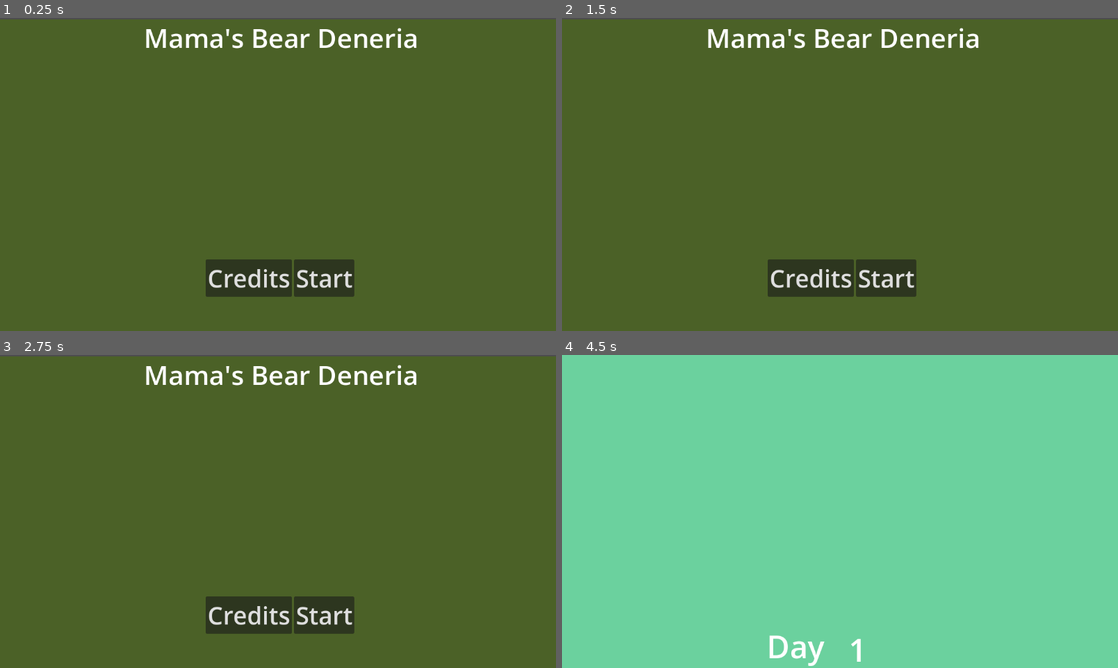
Above: before the commit, frames 1-4 (two rows, left to right).
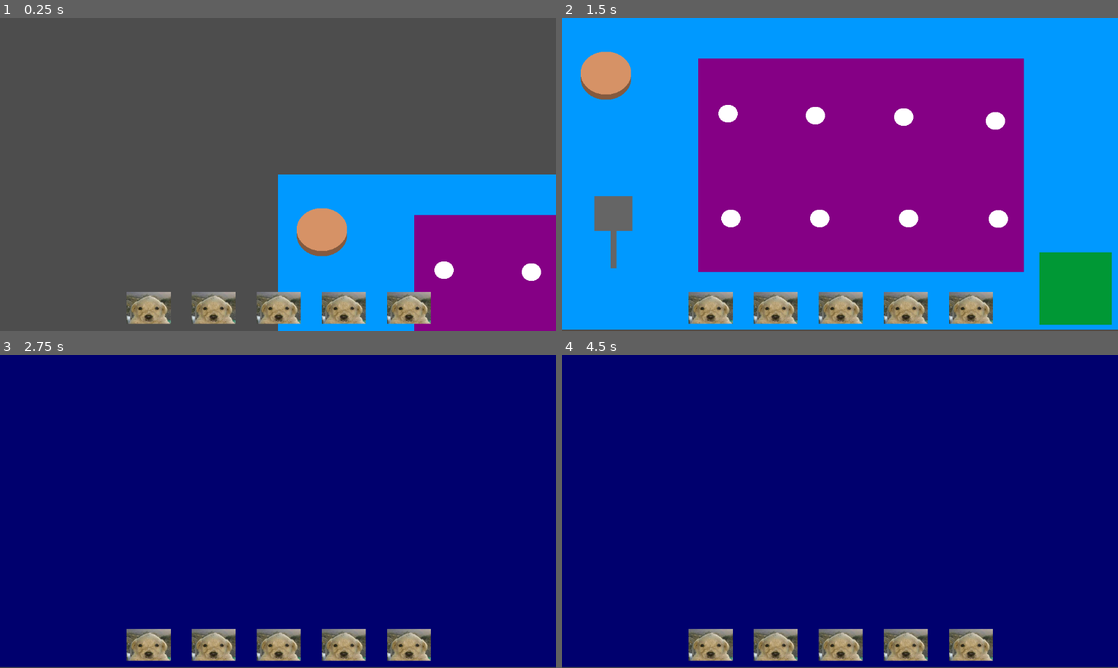
Above: after the commit, the same moments.

Repository: HannahKnisley/Bear-Denaria
Game: Godot game, scene res://Scenes/world_root.tscn
Same seed, same stepped clock (60 frames per second), same inputs: the game is played once before the commit and once after it. Before the commit the project starts from res://Scenes/title_screen.tscn.
Inputs (mouse positions are in pixels of both pictures, inside the frame that each line leads up to):
- Up to frame 1 (0.25 s): no input
- Up to frame 2 (1.5 s): click (712, 309) at 0.52 s; click (773, 309) at 1.27 s
- Up to frame 3 (2.75 s): click (278, 646) at 2.02 s
- Up to frame 4 (4.5 s): click (906, 646) at 2.77 s; click (973, 646) at 3.52 s; click (884, 614) at 4.25 s, where only the run before the commit has a clickable "Start"

The runs differ from the first frame. In frame 1, 99% of the frame differs, in the area x 0-100%, y 0-100%; in frame 2, 100%; in frame 3, 100%; in frame 4, 100%.

Commit message:
world root, UI, grill work

Diff:
--- a/Scenes/GrillArea/beef_patty.tscn
+++ b/Scenes/GrillArea/beef_patty.tscn
@@ -1,6 +1,6 @@
 [gd_scene load_steps=5 format=3 uid="uid://cwl3yt5o5e816"]
 
-[ext_resource type="Script" path="res://Scenes/GrillArea/beef_patty.gd" id="1_q6l5v"]
+[ext_resource type="Script" path="res://Scripts/grillArea/beef_patty.gd" id="1_kgj8g"]
 
 [sub_resource type="SphereMesh" id="SphereMesh_w3olk"]
 
@@ -13,7 +13,7 @@
 sleeping = true
 freeze = true
 freeze_mode = 1
-script = ExtResource("1_q6l5v")
+script = ExtResource("1_kgj8g")
 
 [node name="MeshInstance2D2" type="MeshInstance2D" parent="."]
 modulate = Color(0.839216, 0.572549, 0.4, 1)
--- a/Scenes/GrillArea/grill_area.tscn
+++ b/Scenes/GrillArea/grill_area.tscn
@@ -1,31 +1,40 @@
-[gd_scene load_steps=5 format=3 uid="uid://6v3p1p6eibu0"]
+[gd_scene load_steps=6 format=3 uid="uid://6v3p1p6eibu0"]
 
 [ext_resource type="PackedScene" uid="uid://c16cne033c4of" path="res://Scenes/GrillArea/patty_spawner.tscn" id="2_7hck8"]
 [ext_resource type="PackedScene" uid="uid://cocyyg8ps4hq5" path="res://Scenes/GrillArea/cooktop.tscn" id="2_wnctg"]
 [ext_resource type="PackedScene" uid="uid://cyic7t5yfpo8n" path="res://Scenes/GrillArea/spatula.tscn" id="3_upwfe"]
+[ext_resource type="PackedScene" uid="uid://b8hns1ngiicnc" path="res://Scenes/GrillArea/grill_to_build.tscn" id="4_x3esj"]
 
 [sub_resource type="BoxMesh" id="BoxMesh_ha7ct"]
 
 [node name="GrillArea" type="Node2D"]
 
+[node name="ColorRect" type="ColorRect" parent="."]
+offset_right = 1153.0
+offset_bottom = 645.0
+size_flags_horizontal = 4
+color = Color(0, 0.6, 1, 1)
+metadata/_edit_use_anchors_ = true
+
 [node name="MeshInstance2D" type="MeshInstance2D" parent="."]
 modulate = Color(0.521569, 0, 0.521569, 1)
-position = Vector2(631, 320.75)
-scale = Vector2(806, 472.5)
+position = Vector2(619.5, 305.25)
+scale = Vector2(675, 441.5)
 mesh = SubResource("BoxMesh_ha7ct")
+
+[node name="grillToBuild" parent="." instance=ExtResource("4_x3esj")]
+position = Vector2(1062, 560)
 
 [node name="spatulaBelow" type="Node2D" parent="."]
 
 [node name="spatula" parent="spatulaBelow" instance=ExtResource("3_upwfe")]
 position = Vector2(107, 405)
-scale = Vector2(1, 1)
 
 [node name="pattySpawner" parent="." instance=ExtResource("2_7hck8")]
 position = Vector2(91, 125)
 
 [node name="spatulaAbove" type="Node2D" parent="."]
 position = Vector2(107, 405)
-scale = Vector2(1, 1)
 
 [node name="Cooktop" parent="." instance=ExtResource("2_wnctg")]
 position = Vector2(344, 197)
--- /dev/null
+++ b/Scenes/GrillArea/grill_to_build.tscn
@@ -0,0 +1,24 @@
+[gd_scene load_steps=4 format=3 uid="uid://b8hns1ngiicnc"]
+
+[ext_resource type="Script" path="res://Scripts/grill_to_build.gd" id="1_fcps5"]
+
+[sub_resource type="BoxMesh" id="BoxMesh_hksqf"]
+
+[sub_resource type="RectangleShape2D" id="RectangleShape2D_nafqh"]
+size = Vector2(148.375, 146)
+
+[node name="grillToBuild" type="Area2D"]
+script = ExtResource("1_fcps5")
+
+[node name="MeshInstance2D" type="MeshInstance2D" parent="."]
+modulate = Color(0, 0.596078, 0.207843, 1)
+position = Vector2(1.81248, 0)
+scale = Vector2(150.375, 150.25)
+mesh = SubResource("BoxMesh_hksqf")
+
+[node name="CollisionShape2D" type="CollisionShape2D" parent="."]
+position = Vector2(0.8125, 0)
+shape = SubResource("RectangleShape2D_nafqh")
+
+[connection signal="body_entered" from="." to="." method="_on_body_entered"]
+[connection signal="body_exited" from="." to="." method="_on_body_exited"]
--- /dev/null
+++ b/Scenes/UI/scene_change_buttons.tscn
@@ -0,0 +1,63 @@
+[gd_scene load_steps=3 format=3 uid="uid://dwps88i147nc5"]
+
+[ext_resource type="Script" path="res://Scripts/UI/scene_change_buttons.gd" id="1_1dxrr"]
+[ext_resource type="Texture2D" uid="uid://c8127jq1ar1n" path="res://Assets2D/jotchua.jpeg" id="1_wg6fy"]
+
+[node name="sceneChangeButtons" type="Control"]
+layout_mode = 3
+anchors_preset = 15
+anchor_right = 1.0
+anchor_bottom = 1.0
+grow_horizontal = 2
+grow_vertical = 2
+script = ExtResource("1_1dxrr")
+
+[node name="HBoxContainer" type="HBoxContainer" parent="."]
+layout_mode = 1
+anchors_preset = -1
+anchor_left = 0.210938
+anchor_top = 0.875
+anchor_right = 0.793403
+anchor_bottom = 0.978395
+grow_horizontal = 2
+grow_vertical = 0
+metadata/_edit_use_anchors_ = true
+
+[node name="orderButton" type="TextureButton" parent="HBoxContainer"]
+layout_mode = 2
+size_flags_horizontal = 3
+texture_normal = ExtResource("1_wg6fy")
+ignore_texture_size = true
+stretch_mode = 5
+
+[node name="grillButton" type="TextureButton" parent="HBoxContainer"]
+layout_mode = 2
+size_flags_horizontal = 3
+texture_normal = ExtResource("1_wg6fy")
+ignore_texture_size = true
+stretch_mode = 5
+
+[node name="buildButton" type="TextureButton" parent="HBoxContainer"]
+layout_mode = 2
+size_flags_horizontal = 3
+texture_normal = ExtResource("1_wg6fy")
+ignore_texture_size = true
+stretch_mode = 5
+
+[node name="fryButton" type="TextureButton" parent="HBoxContainer"]
+layout_mode = 2
+size_flags_horizontal = 3
+texture_normal = ExtResource("1_wg6fy")
+ignore_texture_size = true
+stretch_mode = 5
+
+[node name="drinkButton" type="TextureButton" parent="HBoxContainer"]
+layout_mode = 2
+size_flags_horizontal = 3
+texture_normal = ExtResource("1_wg6fy")
+ignore_texture_size = true
+stretch_mode = 5
+
+[connection signal="pressed" from="HBoxContainer/orderButton" to="." method="_on_order_button_pressed"]
+[connection signal="pressed" from="HBoxContainer/grillButton" to="." method="_on_grill_button_pressed"]
+[connection signal="pressed" from="HBoxContainer/buildButton" to="." method="_on_build_button_pressed"]
--- /dev/null
+++ b/Scenes/buildArea/build_area.tscn
@@ -0,0 +1,11 @@
+[gd_scene format=3 uid="uid://bbv7j14qeefkv"]
+
+[node name="build_area" type="Node2D"]
+
+[node name="ColorRect" type="ColorRect" parent="."]
+offset_right = 1153.0
+offset_bottom = 646.0
+color = Color(0, 0, 0.431373, 1)
+metadata/_edit_use_anchors_ = true
+
+[node name="pattyContainer" type="Node2D" parent="."]
--- a/Scenes/main_hud/main_hud.tscn
+++ /dev/null
@@ -1,54 +0,0 @@
-[gd_scene load_steps=2 format=3 uid="uid://ht0b7apssvi8"]
-
-[ext_resource type="Script" path="res://Scripts/main_hud/main_hud.gd" id="1_mwb28"]
-
-[node name="main_hud" type="Control"]
-layout_mode = 3
-anchors_preset = 15
-anchor_right = 1.0
-anchor_bottom = 1.0
-grow_horizontal = 2
-grow_vertical = 2
-script = ExtResource("1_mwb28")
-
-[node name="order" type="Button" parent="."]
-layout_mode = 1
-anchors_preset = -1
-anchor_left = 0.211
-anchor_top = 0.912
-anchor_right = 0.309
-anchor_bottom = 0.963
-offset_left = -0.0720062
-offset_top = 0.0239868
-offset_right = 0.0319824
-offset_bottom = -2.02405
-text = "Order Station"
-
-[node name="grill" type="Button" parent="."]
-layout_mode = 1
-anchors_preset = -1
-anchor_left = 0.356
-anchor_top = 0.912
-anchor_right = 0.443
-anchor_bottom = 0.96
-offset_left = -0.112
-offset_top = 0.0239868
-offset_right = -0.336029
-offset_bottom = -0.0800171
-text = "Grill Station"
-
-[node name="build" type="Button" parent="."]
-layout_mode = 1
-anchors_preset = -1
-anchor_left = 0.53
-anchor_top = 0.9
-anchor_right = 0.623
-anchor_bottom = 0.958
-offset_left = 0.439941
-offset_top = 6.79999
-offset_right = 0.303955
-offset_bottom = 0.215942
-text = "Build Station"
-
-[connection signal="pressed" from="order" to="." method="_on_order_pressed"]
-[connection signal="pressed" from="grill" to="." method="_on_grill_pressed"]
--- a/Scenes/world_root.tscn
+++ b/Scenes/world_root.tscn
@@ -1,3 +1,18 @@
-[gd_scene format=3 uid="uid://cwk5iio8qi5bc"]
+[gd_scene load_steps=4 format=3 uid="uid://cwk5iio8qi5bc"]
+
+[ext_resource type="PackedScene" uid="uid://dwps88i147nc5" path="res://Scenes/UI/scene_change_buttons.tscn" id="1_f11s7"]
+[ext_resource type="PackedScene" uid="uid://6v3p1p6eibu0" path="res://Scenes/GrillArea/grill_area.tscn" id="1_v3hge"]
+[ext_resource type="PackedScene" uid="uid://bbv7j14qeefkv" path="res://Scenes/buildArea/build_area.tscn" id="3_57xvk"]
 
 [node name="WorldRoot" type="Node2D"]
+
+[node name="Camera" type="Camera2D" parent="."]
+
+[node name="GrillArea" parent="." instance=ExtResource("1_v3hge")]
+
+[node name="CanvasLayer" type="CanvasLayer" parent="."]
+
+[node name="sceneChangeButtons" parent="CanvasLayer" instance=ExtResource("1_f11s7")]
+
+[node name="build_area" parent="." instance=ExtResource("3_57xvk")]
+position = Vector2(1287, -2)
--- /dev/null
+++ b/Scripts/UI/scene_change_buttons.gd
@@ -0,0 +1,23 @@
+extends Control
+
+
+# Called when the node enters the scene tree for the first time.
+func _ready():
+	pass # Replace with function body.
+
+
+# Called every frame. 'delta' is the elapsed time since the previous frame.
+func _process(delta):
+	pass
+
+
+func _on_order_button_pressed():
+	pass # Replace with function body.
+
+
+func _on_grill_button_pressed():
+	$/root/WorldRoot/Camera.global_position = $/root/WorldRoot/GrillArea.global_position + Vector2(576,324)
+
+
+func _on_build_button_pressed():
+	$/root/WorldRoot/Camera.global_position = $/root/WorldRoot/build_area.global_position + Vector2(576,324)
--- a/Scenes/GrillArea/beef_patty.gd
+++ b/Scripts/grillArea/beef_patty.gd
@@ -96,3 +96,8 @@
 func _on_cook_timer_timeout():
 	bottomCook += 1
 	print(bottomCook)
+
+
+func sendToBuild():
+	$cookTimer.start()
+	self.translate(Vector2(0,100))
--- /dev/null
+++ b/Scripts/grill_to_build.gd
@@ -0,0 +1,53 @@
+extends Area2D
+
+var defaultPos
+var out = true
+
+var sliding = false
+var pattyIn = false
+var myPatty
+
+# Called when the node enters the scene tree for the first time.
+func _ready():
+	defaultPos = self.global_position
+
+
+# Called every frame. 'delta' is the elapsed time since the previous frame.
+func _process(delta):
+	if Input.is_action_just_released("mouseClick"):
+		if pattyIn:
+			myPatty.snapToGrill(self.global_position)
+			self.add_child(myPatty)
+			sliding = true
+
+	if sliding:
+		slideOutAnimate(delta)
+
+
+
+func _on_body_entered(body):
+	if body.is_in_group("patty"):
+		pattyIn = true
+		myPatty = body
+
+
+func _on_body_exited(body):
+	if body.is_in_group("patty"):
+		pattyIn = false
+
+func slideOutAnimate(delta):
+	if self.global_position < (defaultPos+Vector2(195,0)) and out:
+		self.translate(((defaultPos+Vector2(200,0))-self.global_position)*delta*10)
+		myPatty.global_position = self.global_position
+	else:
+		out = false
+
+
+
+	if self.global_position > (defaultPos-Vector2(0,5)) and !out:
+		self.translate((defaultPos-self.global_position)*delta*10)
+	elif !out:
+		self.set_collision_mask_value(1, true)
+		self.set_collision_mask_value(2, false)
+		out = true
+		sliding = false
--- a/Scripts/main_hud/main_hud.gd
+++ /dev/null
@@ -1,19 +0,0 @@
-extends Control
-
-
-# Called when the node enters the scene tree for the first time.
-func _ready():
-	pass # Replace with function body.
-
-
-# Called every frame. 'delta' is the elapsed time since the previous frame.
-func _process(delta):
-	pass
-
-
-func _on_grill_pressed():
-	get_tree().change_scene_to_file("res://Scenes/GrillArea/grill_area.tscn")
-
-
-func _on_order_pressed():
-	get_tree().change_scene_to_file("res://Scenes/Order_screen/order_screen.tscn")
--- a/project.godot
+++ b/project.godot
@@ -11,7 +11,7 @@
 [application]
 
 config/name="Bear-Deneria"
-run/main_scene="res://Scenes/title_screen.tscn"
+run/main_scene="res://Scenes/world_root.tscn"
 config/features=PackedStringArray("4.1", "Forward Plus")
 config/icon="res://icon.svg"
 
